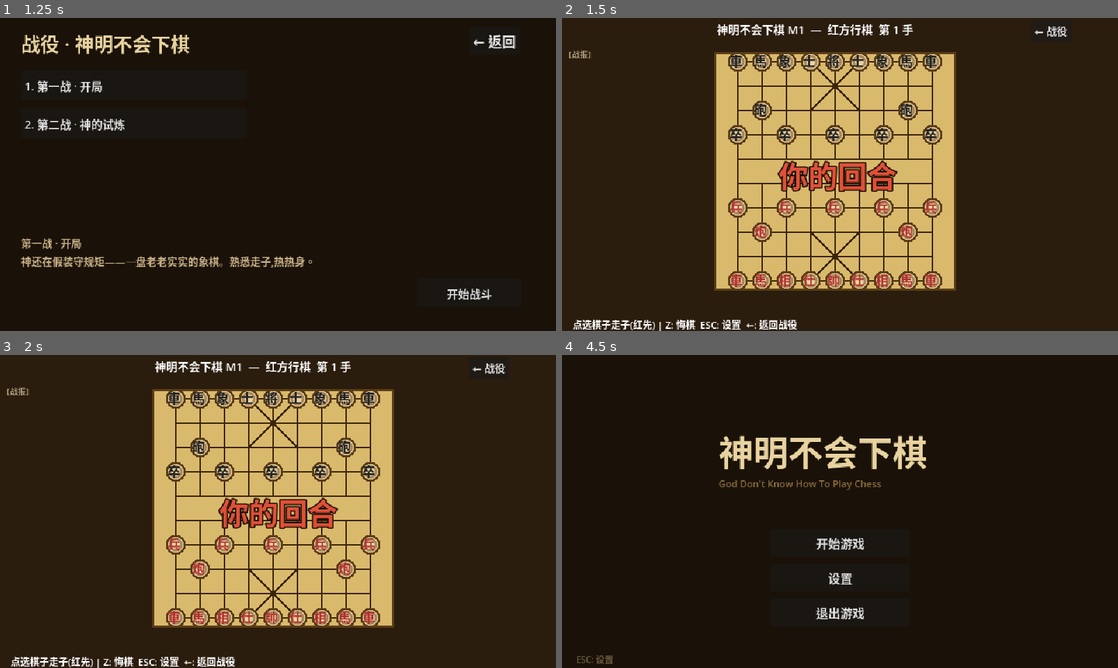
Above: before the commit, frames 1-4 (two rows, left to right).
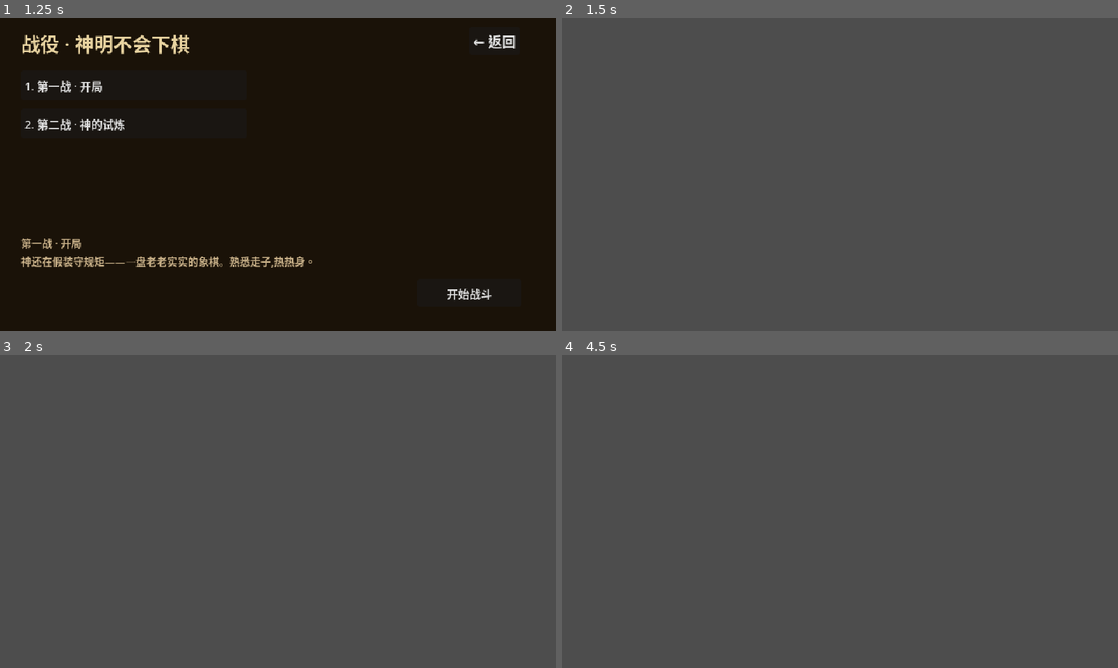
Above: after the commit, the same moments.

Repository: Ryu-Lee/GodDonotKnowHowToPlayChess
Game: Godot game, scene res://presentation/main.tscn
The game is run twice, just before and just after one commit, with the same random seed, the same clock (stepped at 60 frames per second) and the same inputs.
Inputs (mouse positions are in pixels of both pictures, inside the frame that each line leads up to):
- Up to frame 1 (1.25 s): click "开始游戏" at 0.5 s
- Up to frame 2 (1.5 s): click "开始战斗" at 1.25 s
- Up to frame 3 (2 s): no input
- Up to frame 4 (4.5 s): click (1051, 367) at 2 s, where only the run before the commit has a clickable "← 战役"; click (1029, 630) at 2.75 s, where only the run before the commit has a clickable "开始战斗"; click (1051, 367) at 3.5 s, where only the run before the commit has a clickable "← 战役"; click (1056, 376) at 4.25 s, where only the run before the commit has a clickable "← 返回"

Frame 1 is identical in both runs. In frame 2, 100% of the frame differs, in the area x 0-100%, y 0-100%; in frame 3, 100%; in frame 4, 100%.
Error after the commit: Parse Error: Cannot assign a value of type "TextServer.LineBreakFlag" as "TextServer.AutowrapMode". (res://presentation/battle_screen.gd:64)

Commit message:
Rework knight as wargame walker; multiline battle report with autowrap
- Knight: chess-style knight-jump rider replaced by walk move type
  (orthogonal BFS, path distance up to 3, no jumping over pieces,
  enemy cells occupiable, terrain/temp rules respected)
- Battle report: round header on its own line, each action on its own
  line, autowrap enabled so long lines no longer overlap the board
- Add walk move tests (range ring, capture, blocking, detour, terrain)

Co-Authored-By: Daedalus (GLM-5.3) <noreply@daedalus.com>

Diff:
--- a/data/packs/god_fantasy/pieces.json
+++ b/data/packs/god_fantasy/pieces.json
@@ -6,8 +6,8 @@
       "name": "骑士",
       "tier": "fantasy",
       "move": {
-        "type": "rider",
-        "pattern": [[1, 2], [2, 1], [-1, 2], [-2, 1], [1, -2], [2, -1], [-1, -2], [-2, -1]]
+        "type": "walk",
+        "range": 3
       },
       "attack": {
         "type": "melee",
@@ -20,7 +20,7 @@
       "value": 4,
       "royal": false,
       "abilities": [],
-      "flavor": "神随手捏出的西洋棋子,八方跳跃不蹩腿,近身互殴有反击。"
+      "flavor": "神随手捏出的西洋棋子,步行三格机动灵活,近身互殴有反击。"
     },
     "archer": {
       "name": "弓箭手",
--- a/engine/movegen.gd
+++ b/engine/movegen.gd
@@ -37,6 +37,8 @@
 		"rider":
 			for v in use_pattern:
 				_scan_rider(state, p, v, out)
+		"walk":
+			_scan_walk(state, p, out)
 		"script":
 			push_error("Script move type not implemented yet")
 	return out
@@ -109,7 +111,8 @@
 	var cy := p.y
 	var screens := 0
 	var screened := false   # 炮已越架:此后空格不再是合法落点
-	for i in MAX_DEPTH_SCAN:
+	var depth := p.type.move_range if p.type.move_range > 0 else MAX_DEPTH_SCAN
+	for i in depth:
 		cx += v.x
 		cy += v.y
 		if not board.in_bounds(cx, cy):
@@ -137,6 +140,48 @@
 				out.append(Action.new(p, cx, cy, Action.Kind.MOVE))
 			return
 
+# ---------------------------------------------------------------- walk(战棋步行)
+
+## 战棋式移动:正交步进 BFS,曼哈顿距离 <= move_range 的可达空格皆为落点;
+## 途中格须通行(地形)+ 无人占据(不可穿子),终点可落在敌格(占据式吃)。
+## 与象棋模型的区别:不按 pattern 向量,按"步行距离"衡量机动性,路径可拐弯绕障。
+static func _scan_walk(state: MatchState, p: Piece, out: Array[Action]) -> void:
+	var board := state.board
+	var range := p.type.move_range
+	if range <= 0:
+		range = MAX_DEPTH_SCAN
+	var start := Vector2i(p.x, p.y)
+	var dist := {start: 0}
+	var queue: Array[Vector2i] = [start]
+	while not queue.is_empty():
+		var cur: Vector2i = queue.pop_front()
+		if dist[cur] >= range:
+			continue
+		for dv in [Vector2i(1, 0), Vector2i(-1, 0), Vector2i(0, 1), Vector2i(0, -1)]:
+			var nxt: Vector2i = cur + dv
+			if nxt.x < 0 or nxt.x >= board.width or nxt.y < 0 or nxt.y >= board.height:
+				continue
+			if dist.has(nxt):
+				continue
+			# 途经格必须无人:敌我棋子皆挡路(不可穿越)
+			var occ := state.piece_at(nxt.x, nxt.y)
+			if occ != null:
+				# 敌子:可作终点(占据式吃),不继续扩展
+				if occ.faction != p.faction:
+					var dd: int = dist[cur] + 1
+					dist[nxt] = dd
+					if dd <= range and passable(state, p, nxt.x, nxt.y) \
+							and not _temp_rule_blocks(state, p, nxt.x, nxt.y):
+						out.append(Action.new(p, nxt.x, nxt.y, Action.Kind.MOVE))
+				continue
+			# 空格:通行 + 无临时规则禁令 => 落点,继续扩展
+			if not passable(state, p, nxt.x, nxt.y):
+				continue
+			dist[nxt] = dist[cur] + 1
+			if not _temp_rule_blocks(state, p, nxt.x, nxt.y):
+				out.append(Action.new(p, nxt.x, nxt.y, Action.Kind.MOVE))
+			queue.append(nxt)
+
 # ---------------------------------------------------------------- 临时规则(M1)
 
 ## 临时规则 id -> 走法否决回调表。数据驱动:新增规则在此注册判定即可。
--- a/engine/piece_type.gd
+++ b/engine/piece_type.gd
@@ -5,8 +5,9 @@
 var id: String
 var display_name: String
 var tier: String = "classic"          # classic / fantasy
-var move_type: String = ""            # step / zone_step / leaper / rider / script
+var move_type: String = ""            # step / zone_step / leaper / rider / walk / script
 var pattern: Array[Vector2i] = []     # 走法向量
+var move_range: int = 0                   # rider 单方向最大格数 / walk 步行距离(0 = 不限)
 var crossed_pattern: Array[Vector2i] = []  # 兵过河后的 pattern(空 = 同 pattern)
 var zone: String = ""                 # "", "palace_own", "own_half", "forward_only_before_cross"
 var blockers: Array[String] = []      # 阻挡判定 id: ma_leg / xiang_eye
@@ -31,6 +32,7 @@
 	var mv: Dictionary = d.get("move", {})
 	pt.move_type = mv.get("type", "step")
 	pt.pattern = _to_vecs(mv.get("pattern", []))
+	pt.move_range = int(mv.get("range", 0))
 	pt.crossed_pattern = _to_vecs(mv.get("crossed_pattern", []))
 	pt.zone = mv.get("zone", "")
 	pt.blockers = _str_arr(mv.get("blockers", []))
--- a/presentation/battle_screen.gd
+++ b/presentation/battle_screen.gd
@@ -57,10 +57,11 @@
 	info_label.add_theme_color_override("font_color", Color("#c8b088"))
 	add_child(info_label)
 
-	# 操作历史面板:左侧(每回合双方行动流水)
+	# 操作历史面板:左侧(每回合双方行动流水;autowrap 防长行压到棋盘)
 	history_label = Label.new()
 	history_label.position = Vector2(6, 34)
 	history_label.size = Vector2(160, 306)
+	history_label.autowrap_mode = TextServer.BREAK_MANDATORY
 	history_label.add_theme_font_size_override("font_size", 9)
 	history_label.add_theme_color_override("font_color", Color("#a89878"))
 	add_child(history_label)
@@ -185,7 +186,7 @@
 				leg = "(塞象眼)"
 			return "移动:跳跃%s" % leg
 		"rider":
-			# 斜向 pattern(如神造骑士)= 连续跳跃;正交 pattern = 直线滑行
+			# 斜向 pattern = 连续跳跃;正交 pattern = 直线滑行
 			var diagonal := false
 			for v in t.pattern:
 				if v.x != 0 and v.y != 0:
@@ -196,6 +197,8 @@
 			if t.capture_mode == "screen":
 				return "移动:直线滑行;吃子需隔一子(炮架)"
 			return "移动:直线滑行,遇子而止"
+		"walk":
+			return "移动:战棋步行,至多 %d 格(可绕行,不可穿子)" % t.move_range
 		_:
 			return "移动:特殊"
 
@@ -366,36 +369,30 @@
 
 ## 操作历史:按回合分组重演双方行动(悔棋/重打后全量重建)。
 ## 行动序列由 history 顺序 + act.round/ended_turn 戳还原:
-## 同回合内行动归并为一行,如"回合3:我方骑士 移到(4,6) 攻击 士"。
+## 回合标题独占一行,其后每条行动各占一行(autowrap 负责折行)。
 func _refresh_history() -> void:
 	var lines: Array[String] = ["【战报】"]
 	var round_no := 0
-	var round_line := ""
 	for act in game.history:
 		if act.round != round_no:
-			# 新回合开行(前一回合若有内容已入表)
+			# 新回合:标题行 + 之前累积的行动行(已在循环尾入表)
 			round_no = act.round
-			round_line = "回合%d:" % round_no
-		round_line += _describe_action(act)
-		if act.ended_turn:
-			lines.append(round_line)
-			round_line = ""
-	if not round_line.is_empty():
-		lines.append(round_line)   # 进行中的半回合
+			lines.append("回合%d:" % round_no)
+		lines.append(_describe_action(act))
 	# 只留最近 ~26 行(面板可视高度)
 	while lines.size() > 27:
 		lines.pop_front()
 	history_label.text = "\n".join(lines)
 
-## 单条行动描述(拼进回合行)。
+## 单条行动描述(独占一行)。
 func _describe_action(act: Action) -> String:
 	var who := "我方" if act.piece.faction == board_view.player_faction else "对方"
 	var name := act.piece.type.display_name
 	if act.is_move():
 		if act.captured != null:
-			return " %s%s 移到(%d,%d)吃%s" % [who, name,
+			return "%s%s 移到(%d,%d)吃%s" % [who, name,
 				act.to_x, act.to_y, act.captured.type.display_name]
-		return " %s%s 移到(%d,%d)" % [who, name, act.to_x, act.to_y]
+		return "%s%s 移到(%d,%d)" % [who, name, act.to_x, act.to_y]
 	# 攻击:伤害/击杀一览
 	var hits: Array[String] = []
 	for entry in act.damage_log:
@@ -405,8 +402,8 @@
 		else:
 			hits.append("伤%s%d" % [t.type.display_name, int(entry["dmg"])])
 	if hits.is_empty():
-		return " %s%s 攻击落空" % [who, name]
-	return " %s%s 攻击%s" % [who, name, "、".join(hits)]
+		return "%s%s 攻击落空" % [who, name]
+	return "%s%s 攻击%s" % [who, name, "、".join(hits)]
 
 func _unhandled_input(event: InputEvent) -> void:
 	if not visible:
--- a/tools/headless_test.gd
+++ b/tools/headless_test.gd
@@ -45,6 +45,7 @@
 	_test_terrain_oneway()
 	_test_terrain_limited()
 	_test_terrain_limited_undo()
+	_test_walk_move()
 	_test_ruleops()
 	_test_ruleops_undo()
 	_test_temp_rule_effect()
@@ -284,6 +285,67 @@
 	for mv in MoveGen.piece_moves(m.state, jiang):
 		_check(m.state.board.in_palace("red", mv.to_x, mv.to_y),
 			"general stays in palace ((%d,%d))" % [mv.to_x, mv.to_y])
+
+# ---------------------------------------------------------------- M1 战棋步行(walk)
+
+## 骑士 walk 移动:曼哈顿距离 <=3 可达;敌格可占(占据式吃);不可穿越棋子;
+## 地形禁行格不可通行;友军格不可落。
+func _test_walk_move() -> void:
+	print("[walk move: wargame-style knight]")
+	var pack := _ruleops_with_fantasy()
+	var m := Match.new(pack["state"], pack["rules"], pack["piece_types"])
+	for p in m.state.pieces:
+		if not p.type.royal:
+			p.alive = false
+	# 黑骑士居中 (4,4),空盘:距离 1..3 全可达,0 与 >3 不可达
+	var knight := Piece.new(m.piece_types["knight"], "black", 4, 4)
+	m.state.pieces.append(knight)
+	var targets := _walk_targets(m.state, knight)
+	for dy in range(-3, 4):
+		for dx in range(-3, 4):
+			var d := abs(dx) + abs(dy)
+			var cell := Vector2i(4 + dx, 4 + dy)
+			if d >= 1 and d <= 3:
+				_check(targets.has(cell), "walk d=%d cell %s reachable" % [d, str(cell)])
+			else:
+				_check(not targets.has(cell), "walk d=%d cell %s not reachable" % [d, str(cell)])
+	# 敌格可占(吃):红士 (4,6) 在走法列表(距离 2)
+	var foe := Piece.new(m.piece_types["shi"], "red", 4, 6)
+	m.state.pieces.append(foe)
+	targets = _walk_targets(m.state, knight)
+	_check(targets.has(Vector2i(4, 6)), "walk captures adjacent-path enemy at (4,6)")
+	# 敌子挡路不可穿:(4,6) 后方 (4,7) 绕行路断(3,5)(5,5) 堵死后不可达
+	m.state.pieces.append(Piece.new(m.piece_types["shi"], "red", 3, 5))
+	m.state.pieces.append(Piece.new(m.piece_types["shi"], "red", 5, 5))
+	targets = _walk_targets(m.state, knight)
+	_check(not targets.has(Vector2i(4, 7)), "walk cannot pass through enemy wall to (4,7)")
+	_check(targets.has(Vector2i(4, 6)), "walk still captures walled enemy at (4,6)")
+	# 友军格不可落、不可穿:黑士 (4,3) 堵直线 => (4,2) 绕行需 4 步(超距)不可达,
+	# 但两侧斜绕 3 步内可达 (3,2)/(5,2)
+	m.state.pieces.clear()
+	m.state.pieces.append(knight)
+	m.state.pieces.append(Piece.new(m.piece_types["shi"], "black", 4, 3))
+	knight.x = 4
+	knight.y = 4
+	targets = _walk_targets(m.state, knight)
+	_check(not targets.has(Vector2i(4, 3)), "walk cannot stop on friendly cell")
+	_check(not targets.has(Vector2i(4, 2)), "walk detour around friendly costs 4 steps (out of range)")
+	_check(targets.has(Vector2i(3, 2)), "walk detours to (3,2) in 3 steps")
+	_check(targets.has(Vector2i(5, 2)), "walk detours to (5,2) in 3 steps")
+	# 地形禁行格不可通行:(4,3) 改为禁行山 => (4,2) 只能绕 (3,3)(5,3) —— 堵死两翼后不可达
+	m.state.pieces.pop_back()
+	m.state.board.cell(4, 3).pass_rule = "impassable"
+	m.state.board.cell(3, 3).pass_rule = "impassable"
+	m.state.board.cell(5, 3).pass_rule = "impassable"
+	targets = _walk_targets(m.state, knight)
+	_check(not targets.has(Vector2i(4, 2)), "walk blocked by impassable ridge to (4,2)")
+
+## piece_moves 落点集合(测试辅助)。
+func _walk_targets(state: MatchState, knight: Piece) -> Dictionary:
+	var t := {}
+	for mv in MoveGen.piece_moves(state, knight):
+		t[Vector2i(mv.to_x, mv.to_y)] = true
+	return t
 
 # ---------------------------------------------------------------- M1 地形
 
